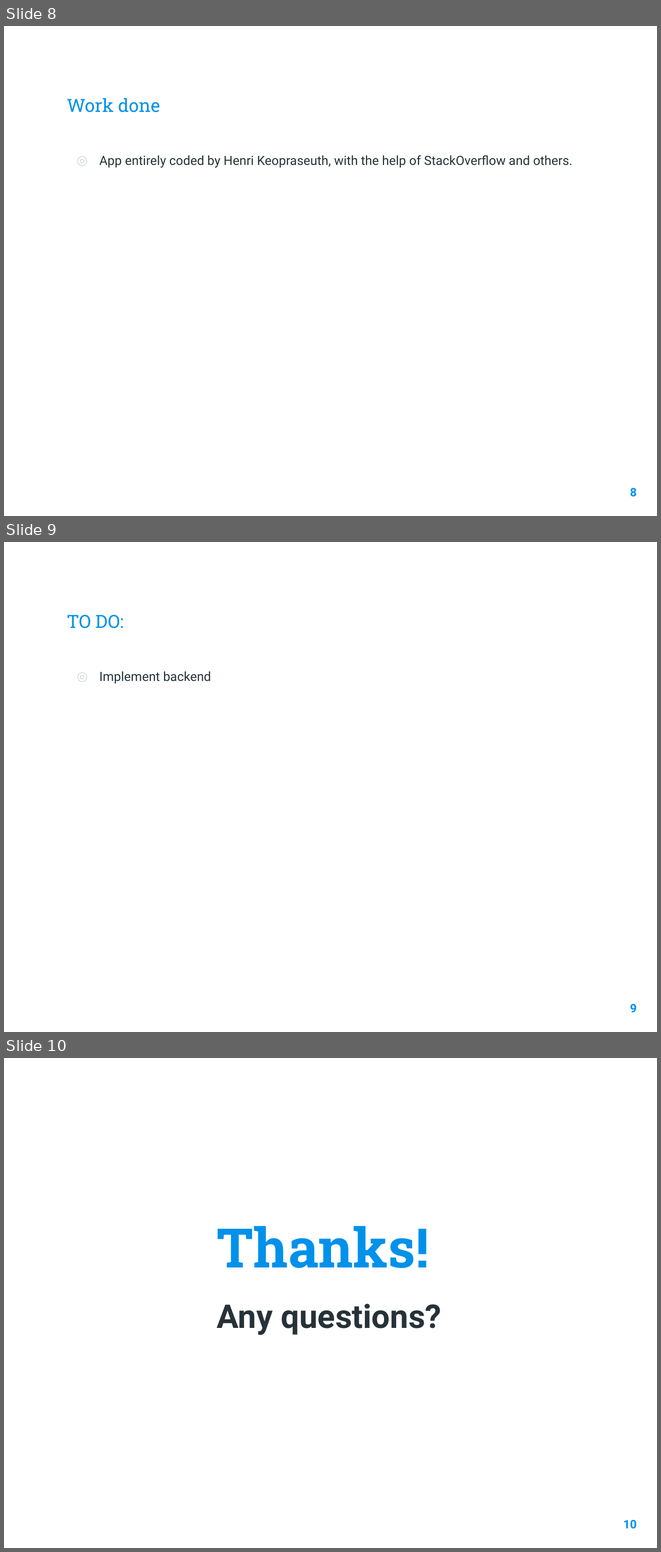
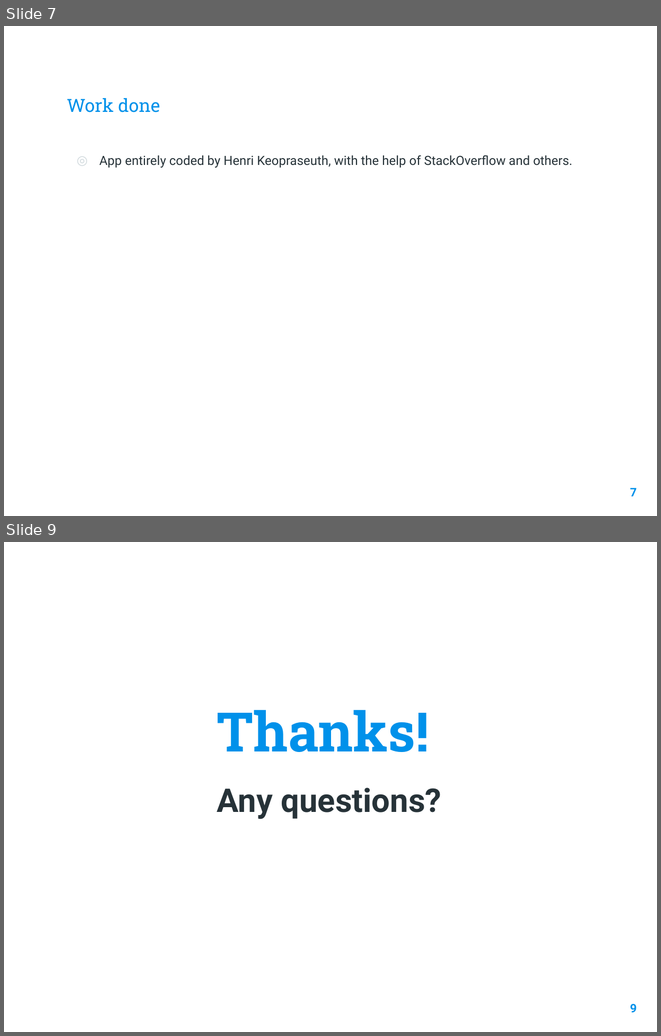
Before and after one commit to hkeopras/Lost-Found, a slide deck: Phase 2/Slides.pptx. Shown one above the other, each under a label of ours: slides 8, 9 and 10 before the commit, slides 7 and 9 after it; the slides between them are not shown. The pictures are 661x1552 and 661x1036 pixels, drawn with LibreOffice and Linux fonts; fonts in the diff are those of the drawing; background and template pictures are left out. Boxes give left, top, right and bottom in pixels: in the first picture for what was removed or moved away, otherwise in the second. Text is boxed around its words. In the diff, an @@ line names an element or a change of style, - is before the commit and + after.

```diff
--- a/Phase 2/Slides.pptx
+++ b/Phase 2/Slides.pptx
@@ slide 9 removed at [4, 542, 657, 1032], background picture (left out) @@
@@ title removed at [67, 615, 123, 628] @@
-TO DO:
@@ text removed at [99, 671, 211, 684] @@
-◎ Implement backend
@@ page number removed at [630, 1004, 637, 1012] @@
-9
@@ what was slide 8 is now slide 7 @@
@@ page number at [630, 488, 637, 496]: text changed @@
-8
+7
@@ what was slide 10 is now slide 9 @@
@@ page number at [630, 1004, 637, 1012]: text changed @@
-10
+9
```
Also in this commit, not shown: 1 slide changed, 1 slide added, 1 other slide removed.
